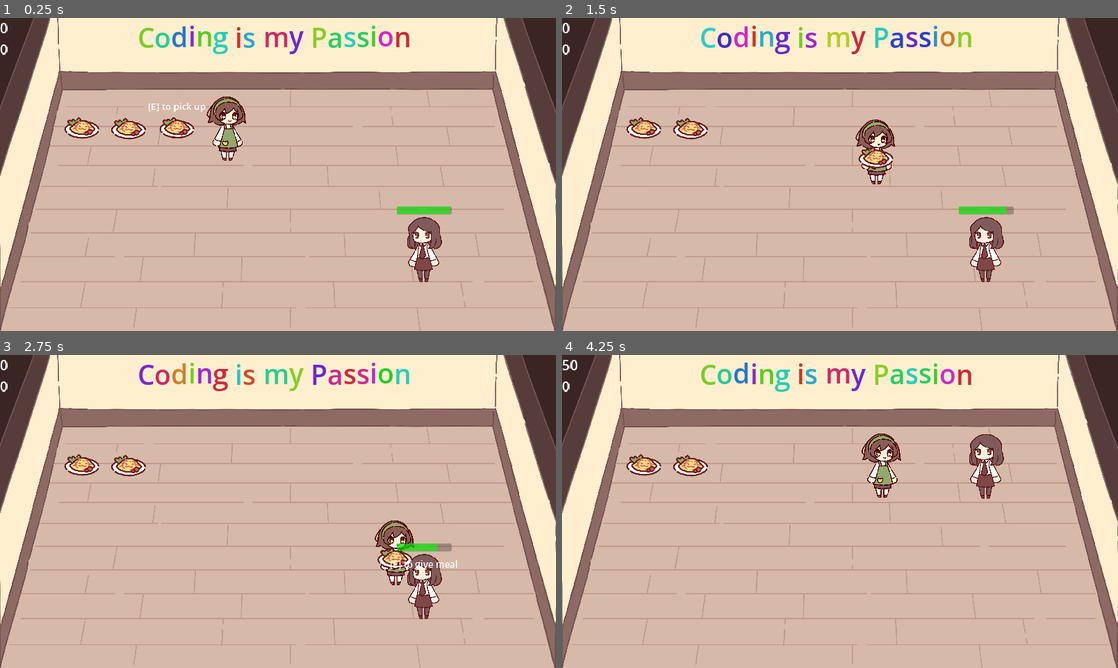
Above: before the commit, frames 1-4 (two rows, left to right).
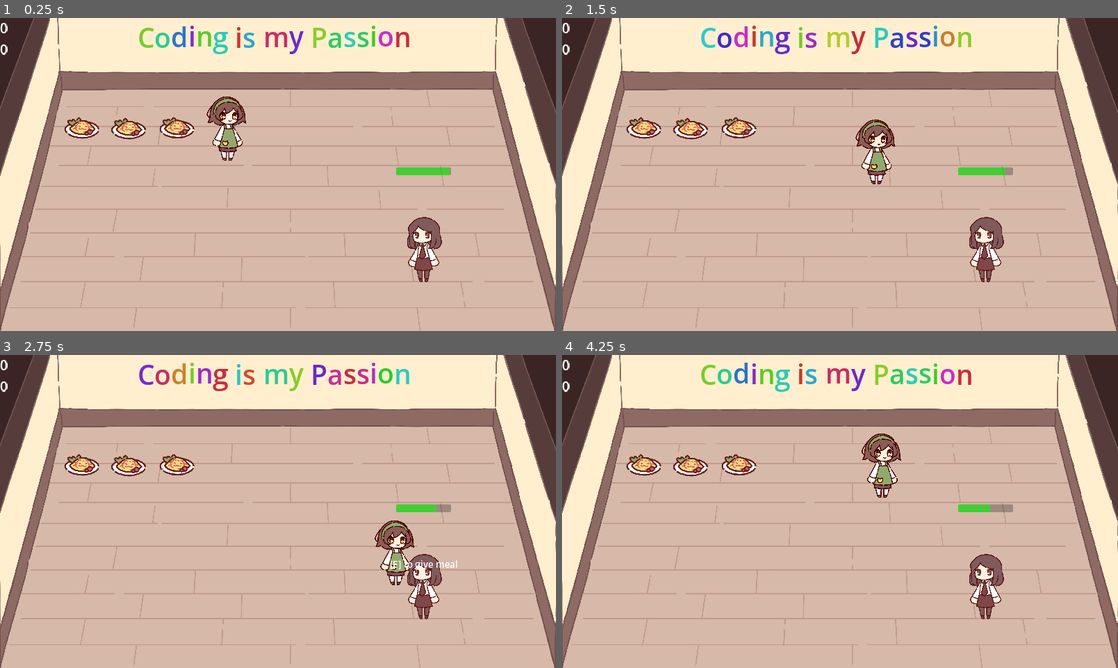
Above: after the commit, the same moments.

Repository: NuTrynity/Little-Cat-Cafe
Game: Godot game, scene res://scene_0.tscn
Two runs of this game, one before a commit and one after it. Both use one fixed random seed, a clock stepped at 60 frames per second and the inputs below.
Inputs:
- Up to frame 1 (0.25 s): no input
- Up to frame 2 (1.5 s): tap Enter (ui_accept) at 0.5, 0.77 s; hold Right (move_right) 0.53-1.28 s; hold E (interact) 0.53-1.28 s; hold S (move_down) from 1.28 s (still down); tap E (interact) at 1.35 s
- Up to frame 3 (2.75 s): tap Enter (ui_accept) at 1.52 s; release S (move_down) at 2.03 s; hold Right (move_right) from 2.03 s (still down); hold E (interact) from 2.03 s (still down)
- Up to frame 4 (4.25 s): release Right (move_right) at 2.78 s; release E (interact) at 2.78 s; hold W (move_up) 2.78-3.53 s; tap E (interact) at 2.85 s; tap Enter (ui_accept) at 3.02, 3.77 s; hold A (move_left) from 3.53 s (still down); hold E (interact) from 3.53 s (still down)

The runs differ from the first frame. In frame 1, 0.6% of the frame differs, in the area x 26-82%, y 27-63%; in frame 2, 1.1%; in frame 3, 1.1%; in frame 4, 2.4%, in the area x 0-82%, y 1-85%.
Error after the commit: Invalid access to property or key 'carry_amt' on a base object of type 'Nil'. (res://Scripts/CharacterScripts/NPC.gd:56)

Commit message:
adjusted some colliders

Diff:
--- a/CustomResources/PlayerMeal.tres
+++ b/CustomResources/PlayerMeal.tres
@@ -1,7 +1,7 @@
-[gd_resource type="Resource" script_class="PlayerMealCarry" load_steps=2 format=3 uid="uid://qtifgmyqly3k"]
+[gd_resource type="Resource" script_class="PlayerMealCarry" load_steps=2 format=3 uid="uid://bgrjpjih4rwxy"]
 
 [ext_resource type="Script" path="res://Scripts/ResourceScripts/PlayerResource.gd" id="1_s52ys"]
 
 [resource]
 script = ExtResource("1_s52ys")
-max_carry_amt = null
+max_carry_amt = 1
--- a/Nodes/CharacterNodes/npc.tscn
+++ b/Nodes/CharacterNodes/npc.tscn
@@ -1,11 +1,8 @@
-[gd_scene load_steps=8 format=3 uid="uid://c4hs18f7bfaew"]
+[gd_scene load_steps=7 format=3 uid="uid://c4hs18f7bfaew"]
 
 [ext_resource type="Script" path="res://Scripts/CharacterScripts/NPC.gd" id="1_33mn1"]
-[ext_resource type="Resource" uid="uid://qtifgmyqly3k" path="res://CustomResources/PlayerMeal.tres" id="2_kitdm"]
 [ext_resource type="Texture2D" uid="uid://creyh6ftfptme" path="res://Sprites/customer sprites/customer1_standing.png" id="3_ymdgx"]
 [ext_resource type="PackedScene" uid="uid://838dejx73cqo" path="res://Nodes/Components/interation_area.tscn" id="4_h15ne"]
-
-[sub_resource type="CapsuleShape2D" id="CapsuleShape2D_evyb2"]
 
 [sub_resource type="CircleShape2D" id="CircleShape2D_hfcr3"]
 radius = 141.0
@@ -13,14 +10,13 @@
 [sub_resource type="StyleBoxFlat" id="StyleBoxFlat_xlboi"]
 bg_color = Color(0, 1, 0, 0.588235)
 
+[sub_resource type="RectangleShape2D" id="RectangleShape2D_00j47"]
+size = Vector2(42, 23)
+
 [node name="NPC" type="CharacterBody2D"]
 collision_layer = 2
 collision_mask = 2
 script = ExtResource("1_33mn1")
-player_resources = ExtResource("2_kitdm")
-
-[node name="Collision" type="CollisionShape2D" parent="."]
-shape = SubResource("CapsuleShape2D_evyb2")
 
 [node name="NPCSprite" type="Sprite2D" parent="."]
 scale = Vector2(0.6, 0.6)
@@ -33,8 +29,13 @@
 shape = SubResource("CircleShape2D_hfcr3")
 
 [node name="Patience" type="ProgressBar" parent="."]
-offset_left = -93.0
-offset_right = 97.0
-offset_bottom = 27.0
+offset_left = -95.0
+offset_top = -136.0
+offset_right = 95.0
+offset_bottom = -109.0
 theme_override_styles/fill = SubResource("StyleBoxFlat_xlboi")
 show_percentage = false
+
+[node name="Collision" type="CollisionShape2D" parent="."]
+position = Vector2(0, 100.5)
+shape = SubResource("RectangleShape2D_00j47")
--- a/Nodes/CharacterNodes/player.tscn
+++ b/Nodes/CharacterNodes/player.tscn
@@ -1,12 +1,11 @@
 [gd_scene load_steps=5 format=3 uid="uid://ccd36gjbdqg85"]
 
 [ext_resource type="Script" path="res://Scripts/CharacterScripts/Player.gd" id="1_bdjlg"]
-[ext_resource type="Resource" uid="uid://qtifgmyqly3k" path="res://CustomResources/PlayerMeal.tres" id="2_ejmku"]
+[ext_resource type="Resource" uid="uid://bgrjpjih4rwxy" path="res://CustomResources/PlayerMeal.tres" id="2_ejmku"]
 [ext_resource type="Texture2D" uid="uid://b4jk4d7v141pr" path="res://Sprites/player_character.png" id="3_1hprb"]
 
-[sub_resource type="CapsuleShape2D" id="CapsuleShape2D_lh2iy"]
-radius = 53.0
-height = 216.0
+[sub_resource type="RectangleShape2D" id="RectangleShape2D_mo8yt"]
+size = Vector2(54.25, 28)
 
 [node name="Player" type="CharacterBody2D" groups=["player"]]
 collision_mask = 5
@@ -18,5 +17,6 @@
 texture = ExtResource("3_1hprb")
 
 [node name="Collision" type="CollisionShape2D" parent="."]
-shape = SubResource("CapsuleShape2D_lh2iy")
+position = Vector2(2.125, 99)
+shape = SubResource("RectangleShape2D_mo8yt")
 debug_color = Color(1, 1, 1, 0.419608)
--- a/scene_0.tscn
+++ b/scene_0.tscn
@@ -46,9 +46,8 @@
 [node name="Player" parent="." instance=ExtResource("1_5ew65")]
 position = Vector2(784, 381)
 
-[node name="NPC" parent="." node_paths=PackedStringArray("table") instance=ExtResource("7_k46u5")]
+[node name="NPC" parent="." instance=ExtResource("7_k46u5")]
 position = Vector2(1463, 799)
-table = NodePath("../Player")
 
 [node name="MealTemplate" parent="." instance=ExtResource("2_is6ru")]
 position = Vector2(283, 383)
@@ -98,7 +97,7 @@
 
 [node name="CollisionPolygon2D" type="CollisionPolygon2D" parent="StaticBody2D"]
 position = Vector2(5, 4)
-polygon = PackedVector2Array(1430, -532, 1639, 395, 1645, -665, -273, -663, -277, 413, -67, -534)
+polygon = PackedVector2Array(1423, -423, 1641, 421, 1645, -665, -273, -663, -277, 413, -62, -419)
 
 [node name="CollisionShape2D" type="CollisionShape2D" parent="StaticBody2D"]
 position = Vector2(688, 408)
